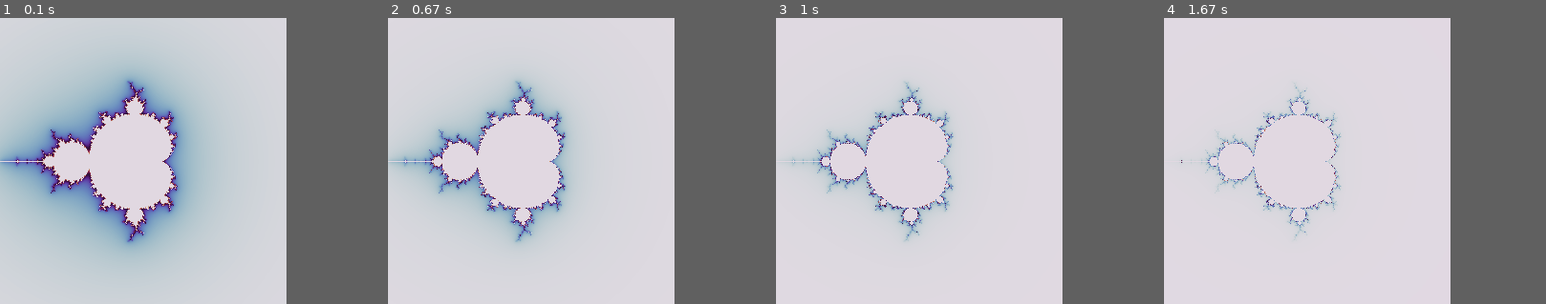
Above: before the commit, frames 1-4 (left to right).
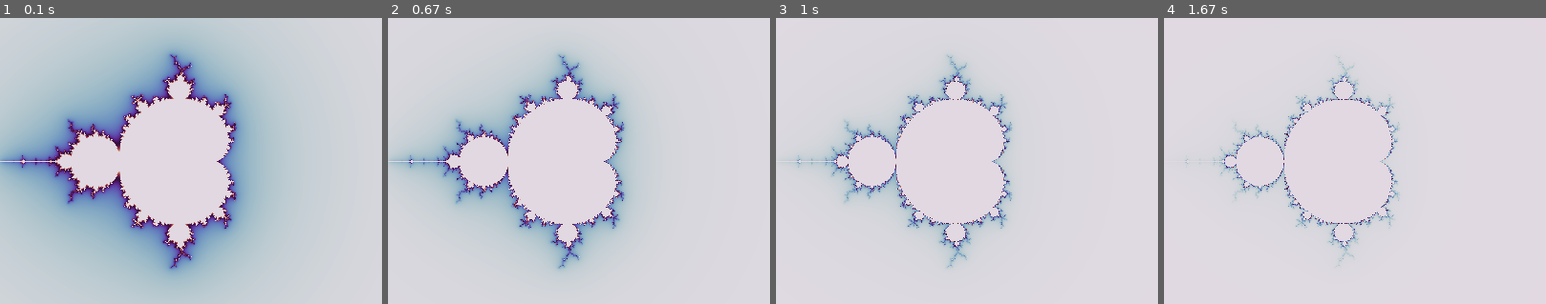
Above: after the commit, the same moments.

Repository: Singrity/MandelbrotPyGame
Game: pygame game, started from main.py
Two runs of this game, one before a commit and one after it. Both use one fixed random seed, a clock stepped at 60 frames per second and the inputs below.
Inputs:
- Up to frame 1 (0.1 s): no input
- Up to frame 2 (0.67 s): tap Space at 0.33 s
- Up to frame 3 (1 s): tap Space at 0.67 s
- Up to frame 4 (1.67 s): tap Space at 1 s
The window is 300x300 before the commit and 400x300 after it. Grey fills any space a smaller window leaves; there, only what the larger window draws over its background counts as a difference.

The runs differ from the first frame. In frame 1, 32% of the frame differs, in the area x 4-75%, y 3-97%; in frame 2, 15%; in frame 3, 7.9%; in frame 4, 3.8%.

Commit message:
trying to speed up

Diff:
--- a/main.py
+++ b/main.py
@@ -1,4 +1,4 @@
-import resource
+# import resource
 import threading
 from PIL import Image
 import matplotlib.cm
@@ -11,12 +11,17 @@
 
 
 class Application:
-    WIDTH = 300
+    WIDTH = 400
     HEIGHT = 300
+    FPS = 0
 
     def __init__(self):
+        pygame.font.init()
+        self.font = pygame.font.Font("D:/fonts/Roboto-Black.ttf", 20)
         self.display = pygame.display.set_mode((self.WIDTH, self.HEIGHT))
         pygame.display.set_caption("Mandelbrot")
+        self.clock = pygame.time.Clock()
+
 
         self.painting_progress = 0
 
@@ -30,14 +35,15 @@
         self.width = 4 * 10 ** self.zoom_ratio
         self.amount = 1
         self.max_iterations = 2 ** self.iter_ratio
+        self.smooth = True
 
         self.mandelbrot_set = MandelbrotSet(max_iterations=self.max_iterations, escape_radius=1000)
         self.viewport = Viewport(self.display, self.center, self.width)
-        self.paint(mandelbrot_set=self.mandelbrot_set, viewport=self.viewport, palette=self.palette, smooth=True)
+        self.paint(mandelbrot_set=self.mandelbrot_set, viewport=self.viewport, palette=self.palette, smooth=self.smooth)
 
-        self.clock = pygame.time.Clock()
 
         self.is_running = False
+        self.is_debug = False
 
     def run(self):
         self.is_running = True
@@ -64,17 +70,17 @@
                     self.iter_ratio += 1
                     self.mandelbrot_set.max_iterations = 2 ** self.iter_ratio
 
-                    self.paint(mandelbrot_set=self.mandelbrot_set, viewport=self.viewport, palette=self.palette, smooth=True)
+                    self.paint(mandelbrot_set=self.mandelbrot_set, viewport=self.viewport, palette=self.palette, smooth=self.smooth)
 
             if event.type == pygame.MOUSEWHEEL:
                 pygame.display.set_caption(f"Zoom...")
-                self.zoom_ratio += 0.3 * event.y
+                self.zoom_ratio += 0.2 * event.y
                 self.viewport.width = 10 ** self.zoom_ratio
                 self.viewport.center = self.center
 
                 self.paint(mandelbrot_set=self.mandelbrot_set, viewport=self.viewport, palette=self.palette,
-                           smooth=True)
-                print(self.viewport.width)
+                           smooth=self.smooth)
+                #print(self.viewport.width)
 
     def draw(self):
         pygame.display.flip()
@@ -86,26 +92,41 @@
     def paint(self, mandelbrot_set, viewport, palette, smooth):
         n = 0
         self.painting_progress = 0
+        time_start = pygame.time.get_ticks() / 1000
+        self.display.fill((255, 255, 255))
         for pixel in viewport:
             n += 1
 
-            stability = mandelbrot_set.stability(complex(pixel), smooth)
+            stability = mandelbrot_set.stability_optimized(complex(pixel), smooth)
             index = int(min(stability * len(palette), len(palette) - 1))
-
-            self.painting_progress = (n / (self.WIDTH * self.HEIGHT)) * 100
-            print(f"{int(self.painting_progress)}%")
 
             if pixel.color[:3] != palette[index % len(palette)]:
                 pixel.color = palette[index % len(palette)]
 
+            self.painting_progress = (n / (self.WIDTH * self.HEIGHT)) * 100
+            #print(f"{int(self.painting_progress)}%")
+
+
+
         pygame.display.set_caption("Done!")
+        time_end = pygame.time.get_ticks() / 1000
+        print(time_end - time_start)
 
     def update(self):
         pos_x, pos_y = pygame.mouse.get_pos()
 
         self.center = complex(pos_x, -pos_y) * self.viewport.scale + self.viewport.offset
+        self.debug()
+
         #self.viewport.center = self.center
         #print(self.viewport.center)
+
+    def debug(self):
+        if self.is_debug:
+            self.display.fill((255, 255, 255))
+            self.text_surf = self.font.render(str(self.center), True, (0, 0, 0))
+            self.display.blit(self.text_surf, pygame.mouse.get_pos())
+
 
 
 if __name__ == '__main__':
--- a/mandelbrot.py
+++ b/mandelbrot.py
@@ -1,6 +1,6 @@
 from dataclasses import dataclass
 from math import log
-
+import numpy as np
 
 @dataclass
 class MandelbrotSet:
@@ -12,8 +12,11 @@
         return max(0.0, min(value, 1.0)) if clamp else value
 
     def escape_count(self, c: complex, smooth=False) -> float or int:
+        #
         z = 0
         for iteration in range(self.max_iterations):
+            #
+        #
             z = z ** 2 + c
             if abs(z) > self.escape_radius:
                 if smooth:
@@ -22,5 +25,25 @@
                     return iteration
         return self.max_iterations
 
+    def escape_count_optimized(self, c:complex, smooth=False):
+        z = np.array([0], dtype="complex")
+        for iteration in range(self.max_iterations):
+            z = np.append(z, z[z.size - 1] ** 2 + c)
+        if abs(z.all()) > self.escape_radius:
+            if smooth:
+                return np.argwhere(abs(z) > self.escape_radius) - np.log(np.log(abs(z))) / np.log(2)
+            else:
+                return np.argwhere(abs(z) > self.escape_radius) - 1
+        return self.max_iterations
+        #print(z)
+
+    def stability_optimized(self, c: complex, smooth=False, clamp=True):
+        value = self.escape_count(c, smooth) / self.max_iterations
+        return max(0.0, min(value, 1.0)) if clamp else value
+
     def __contains__(self, c: complex) -> bool:
         return self.stability(c) == 1
+
+
+set = MandelbrotSet(20, 1000)
+set.stability_optimized(1, True)
--- a/viewport_pygame.py
+++ b/viewport_pygame.py
@@ -22,7 +22,8 @@
         return self.width / self.image.get_width()
 
     def __iter__(self):
-        for y in range(self.image.get_height()):
+        #pygame.display.flip()
+        for y in range(0, self.image.get_height()):
             for x in range(self.image.get_width()):
                 yield Pixel(self, x, y)
 
